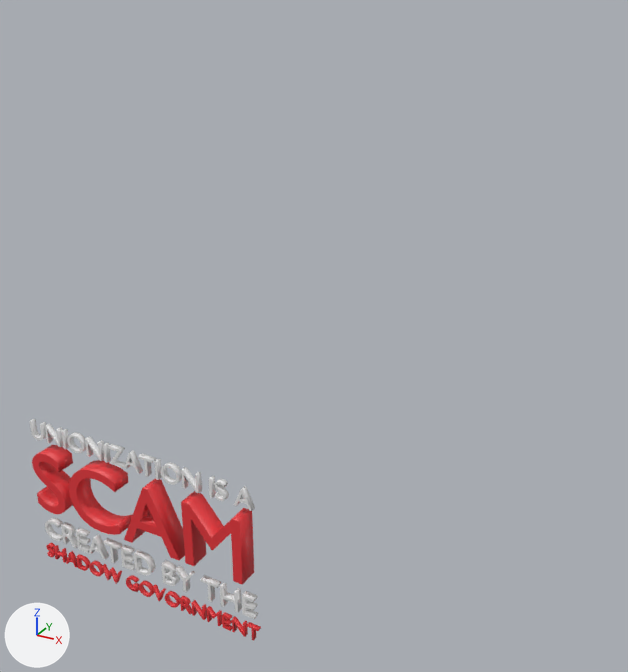
What one commit did to the FBX model Q4/Assets/Art/Props/WallArt/UnionizationIsAScam.fbx.
The view is the same before and after, from a 50 mm lens placed at (17.1, -18.8, 7.1), pointed at (5.5, 2.4, -3.5). Every picture has the same lights, and +X, +Y and +Z are marked at lower left.

In view in the first picture: 'UNIONIZATION', 'sCAM'.
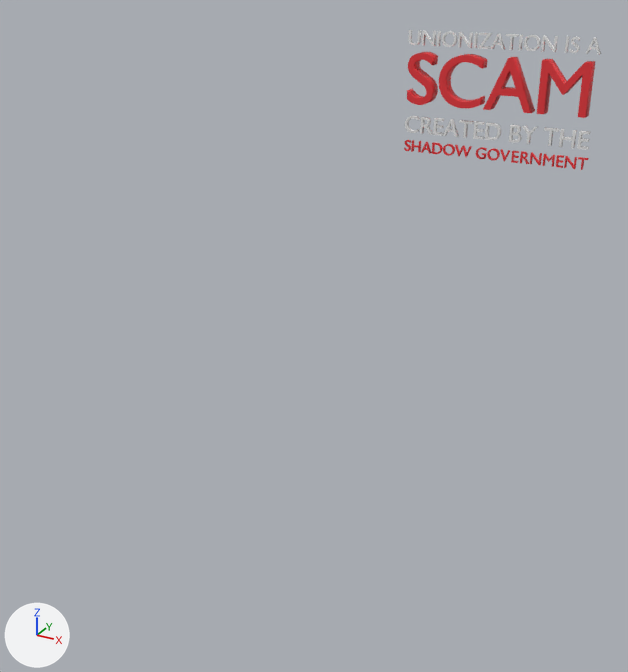
What the commit changed:
Object 'sCAM' (ob_scam) moves from (0.0, 0.0, -13.85) to (10.46, 2.59, 2.3).
Object 'sCAM' (ob_scam) is rescaled from (0.804, 0.804, 0.804) to (0.413, 0.413, 0.413).
Object 'UNIONIZATION' (ob_unionization) moves from (0.0, 0.0, -8.66) to (10.45, 2.59, 4.97).
Object 'UNIONIZATION' (ob_unionization) is rescaled from (1.0, 1.0, 1.0) to (0.514, 0.514, 0.514).

What differs and where, as boxes (x1, y1, x2, y2) in the pictures (628 x 672 px):
'sCAM', moved, rescaled (17% narrower, 39% shorter): before (32, 445, 261, 640); after (404, 52, 595, 170)
'UNIONIZATION', moved, rescaled (14% narrower, 40% shorter): before (29, 419, 258, 619); after (405, 30, 601, 150)
